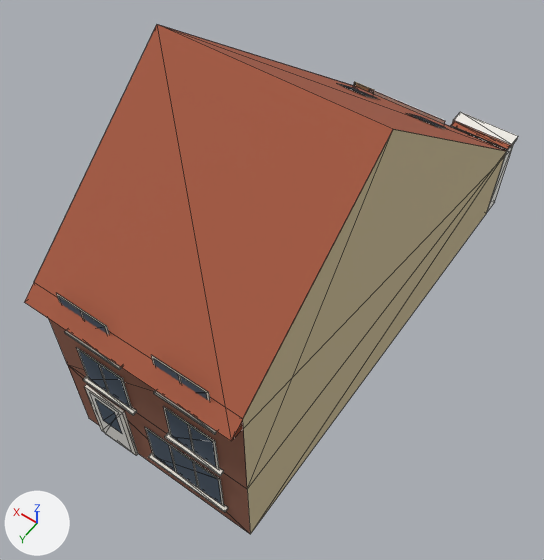
Before and after pictures for a commit that changed the glTF model public/canal-drive/building-types/zo-g4-roof-house__orange__3__gable__long__solid.glb.
Camera for both pictures: a camera (50 mm lens) standing at (-6.56, 10.95, 17.45) and looking at (-0.09, 1.89, 3.22). Every picture has the same lights, and +X, +Y and +Z are marked at lower left. The picture after the commit comes second. Mesh edges are drawn as thin lines. Where no turn or scale is listed for an object, it has been applied to the vertices. Vertices at exactly the same position are counted once.

Before the edit, the objects in view are built like this:
```python
me_zo_g4_roof_house__orange__3__gable__long__solid = bpy.data.meshes.new('zo-g4-roof-house__orange__3__gable__long__solid')
me_zo_g4_roof_house__orange__3__gable__long__solid.from_pydata(...)  # 232 vertices, 190 faces; spans x -2.59..2.59, y -6.75..6.75, z -4.57..4.57
# faces by material slot: [8, 18, 28, 42, 20, 58, 2, 14]
me_zo_g4_roof_house__orange__3__gable__long__solid.materials.append(mat_brick_94604c)  # brown #94604c
me_zo_g4_roof_house__orange__3__gable__long__solid.materials.append(mat_brick_cdbd96)  # beige #cdbd96
me_zo_g4_roof_house__orange__3__gable__long__solid.materials.append(mat_stucco_f2f0ea)  # white #f2f0ea
me_zo_g4_roof_house__orange__3__gable__long__solid.materials.append(mat_frame_ece9e0)  # white #ece9e0
me_zo_g4_roof_house__orange__3__gable__long__solid.materials.append(mat_glass_4b5a6b)  # dark blue #4b5a6b
me_zo_g4_roof_house__orange__3__gable__long__solid.materials.append(mat_stone_eeeae0)  # white #eeeae0
me_zo_g4_roof_house__orange__3__gable__long__solid.materials.append(mat_door_f2f0ea)  # white #f2f0ea
me_zo_g4_roof_house__orange__3__gable__long__solid.materials.append(mat_rooftile_a85a40)  # brown #a85a40
ob_zo_g4_roof_house__orange__3__gable__long__solid = bpy.data.objects.new('zo-g4-roof-house__orange__3__gable__long__solid', me_zo_g4_roof_house__orange__3__gable__long__solid)
ob_zo_g4_roof_house__orange__3__gable__long__solid.location = (-0.02, -0.17, 4.57)
```
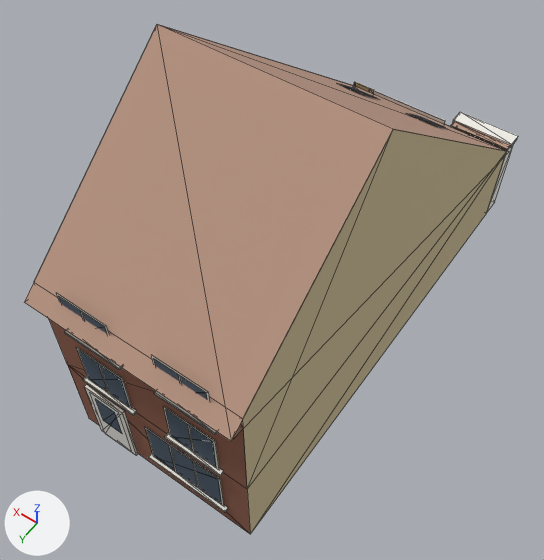
The edits, one by one:
Material 'roofTile_b99582_measured' (mat_rooftile_b99582_measured) is new.
Its base color is (0.485, 0.301, 0.223) (beige #b99582).
Its roughness is 0.9.
me_zo_g4_roof_house__orange__3__gable__long__solid has 232 vertices, 190 faces and spans x -2.59..2.59, y -6.75..6.75, z -4.57..4.57.
me_zo_g4_roof_house__orange__3__gable__long__solid is used by ob_zo_g4_roof_house__orange__3__gable__long__solid; location (-0.02, -0.17, 4.57).
me_zo_g4_roof_house__orange__3__gable__long__solid part 1: all 14 faces that had it switch from mat_rooftile_a85a40 (brown #a85a40) to mat_rooftile_b99582_measured (beige #b99582).

Changed parts and their boxes [x1, y1, x2, y2] in the pictures (544 x 560 px):
part 1 of me_zo_g4_roof_house__orange__3__gable__long__solid, recoloured (brown to beige)
    both: [25, 24, 510, 441]
